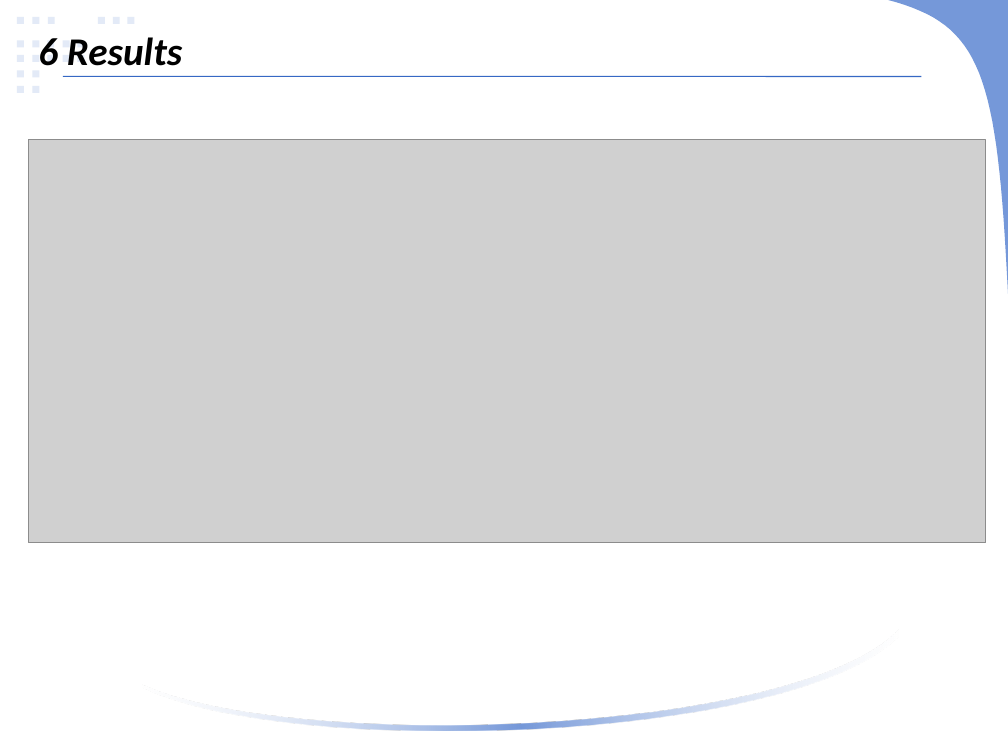
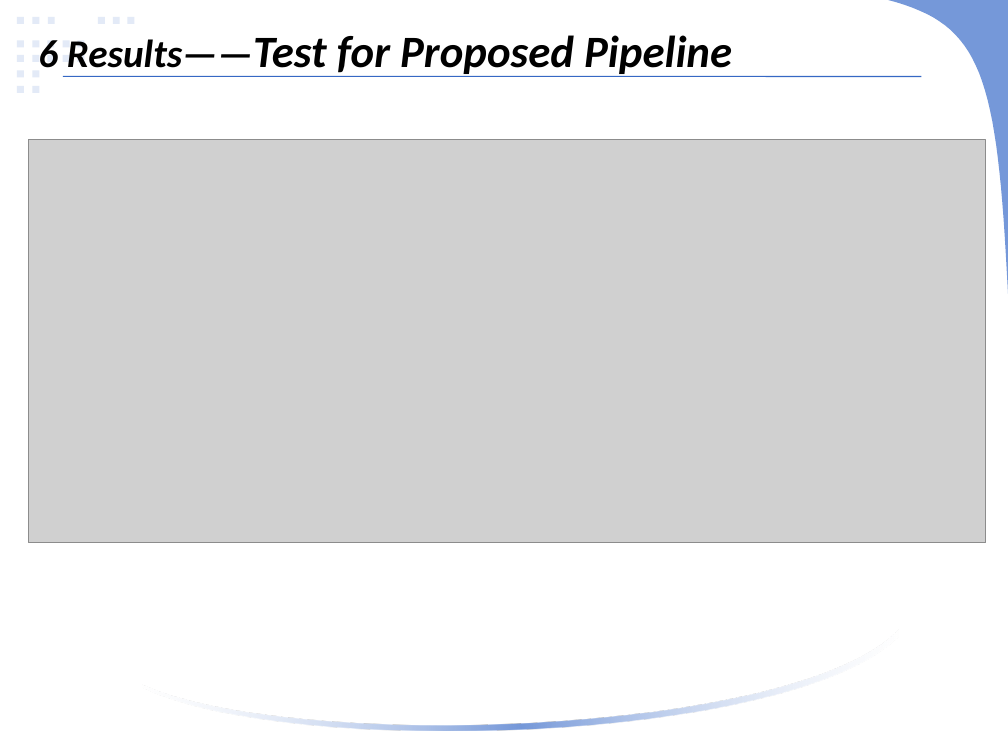
Before and after one commit to linlinge/monday-speech, a slide deck: slide 17 of 2019.03.25 ICCV 2015, Optimizing the Viewing Graph for Structure-from-Motion.pptx (slide 21 before the commit). Drawn at 1008x756 pixels with LibreOffice and Linux fonts; fonts in the diff are those of the drawing; grey boxes stand for pictures. Boxes give left, top, right and bottom in pixels: in the first picture for what was removed or moved away, otherwise in the second. Text is boxed around its words. In the diff, an @@ line names an element or a change of style, - is before the commit and + after.

Commit message:
update

```diff
--- a/2019.03.25 ICCV 2015, Optimizing the Viewing Graph for Structure-from-Motion.pptx
+++ b/2019.03.25 ICCV 2015, Optimizing the Viewing Graph for Structure-from-Motion.pptx
@@ text at [38, 35, 732, 77]: text changed; size 28 to 32 pt @@
-6 Results
+6 Results——Test for Proposed Pipeline
```
Also in this commit, not shown: 6 other slides changed, 4 slides removed.
